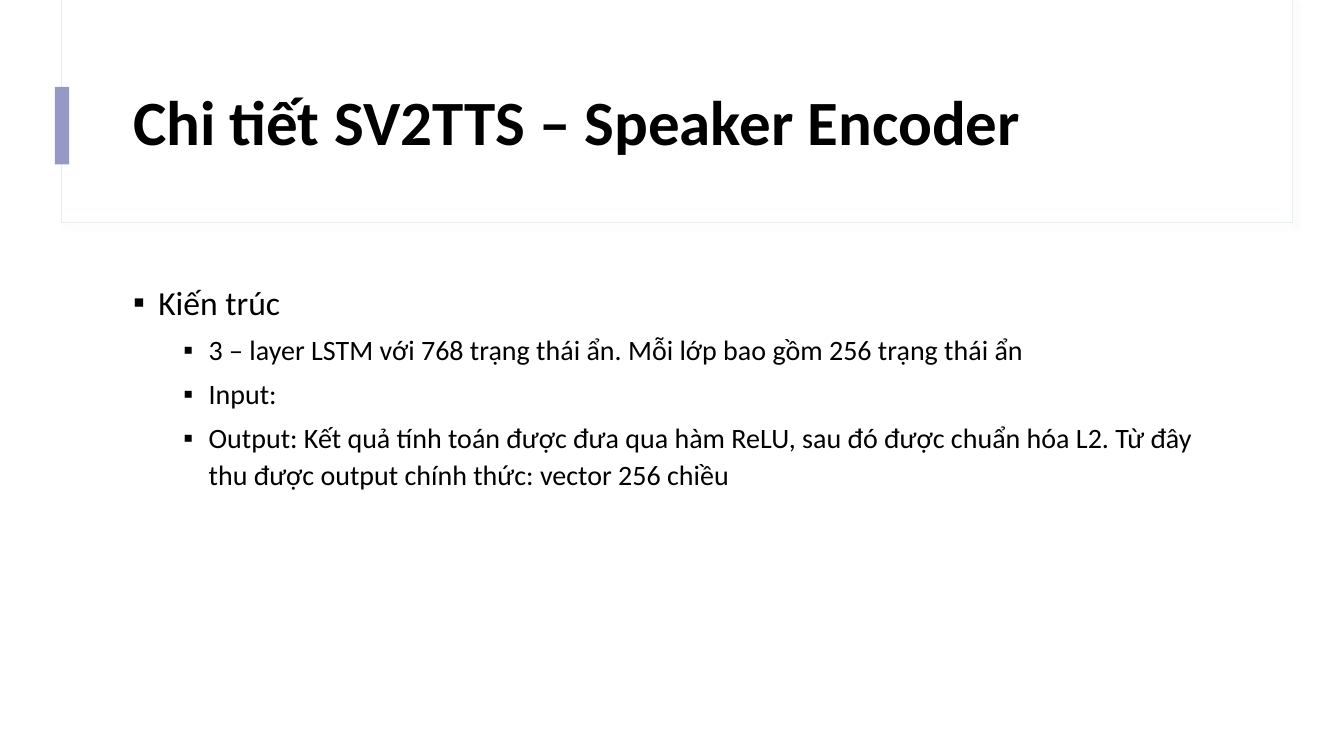
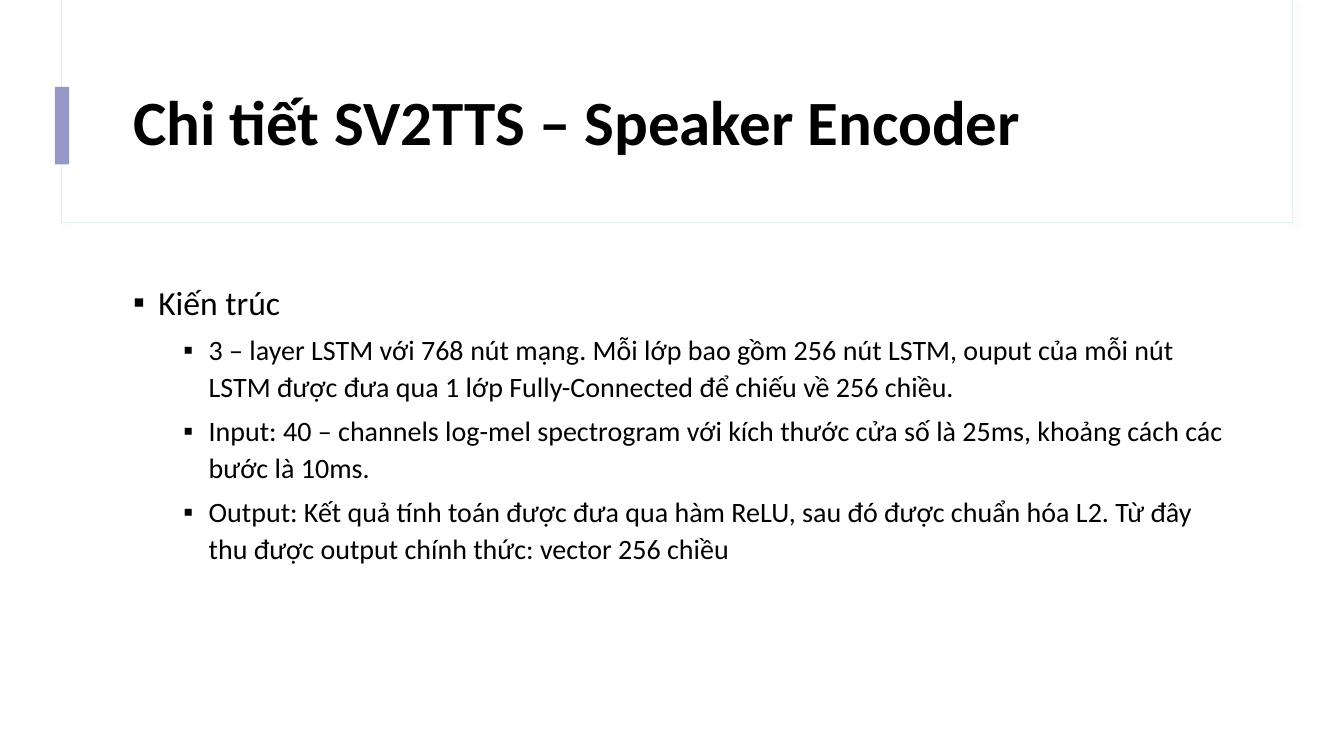
Before and after one commit to IrisStream/Machine-Learning, a slide deck: slide 9 of Voice_Cloning/Slide.pptx. Drawn at 1344x756 pixels with LibreOffice and Linux fonts; fonts in the diff are those of the drawing. Boxes give left, top, right and bottom in pixels: in the first picture for what was removed or moved away, otherwise in the second. Text is boxed around its words. In the diff, an @@ line names an element or a change of style, - is before the commit and + after.

Commit message:
Voice Clone: Fix slide

```diff
--- a/Voice_Cloning/Slide.pptx
+++ b/Voice_Cloning/Slide.pptx
@@ text at box(209, 337, 1222, 479): text changed @@
-  ▪ 3 – layer LSTM với 768 trạng thái ẩn. Mỗi lớp bao gồm 256 trạng thái ẩn
-  ▪ Input:
+  ▪ 3 – layer LSTM với 768 nút mạng. Mỗi lớp bao gồm 256 nút LSTM, ouput của mỗi nút LSTM được đưa qua 1 lớp Fully-Connected để chiếu về 256 chiều.
+  ▪ Input: 40 – channels log-mel spectrogram với kích thước cửa số là 25ms, khoảng cách các bước là 10ms.
```
Also in this commit, not shown: 1 other file.
